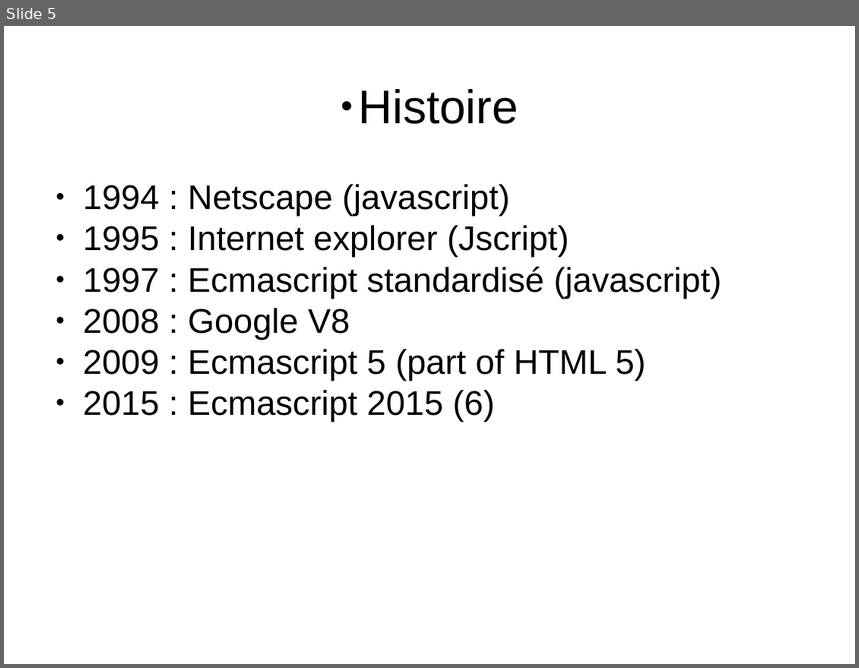
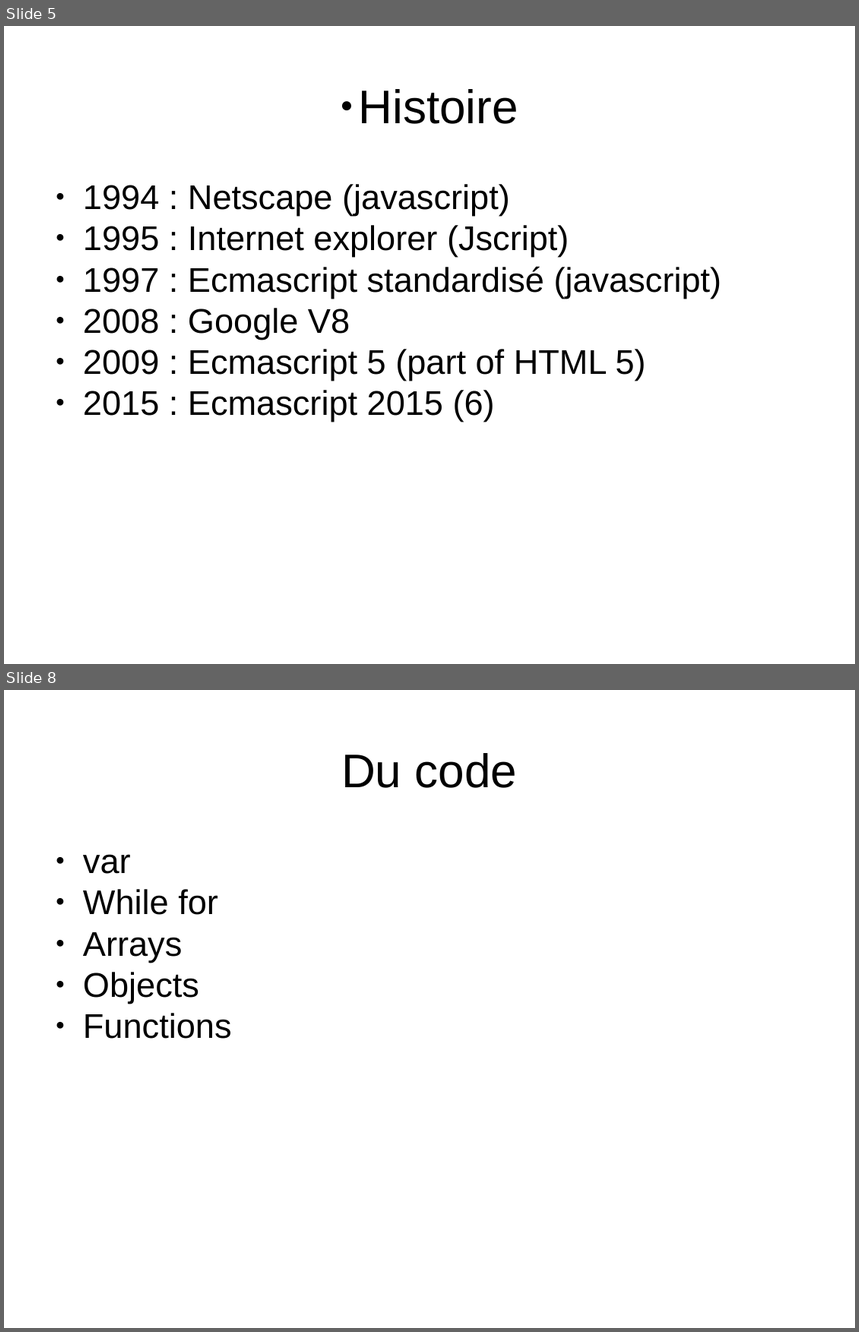
Before and after one commit to acouette/FormationJS, a slide deck: pres.pptx. Shown one above the other, each under a label of ours: slide 5 before the commit, slides 5 and 8 after it; the slides between them are not shown. The pictures are 859x668 and 859x1332 pixels, drawn with LibreOffice and Linux fonts; fonts in the diff are those of the drawing. Boxes give left, top, right and bottom in pixels: in the first picture for what was removed or moved away, otherwise in the second. Text is boxed around its words. In the diff, an @@ line names an element or a change of style, - is before the commit and + after.

```diff
--- a/pres.pptx
+++ b/pres.pptx
@@ slide 8 added at <box>4,690,855,1328</box>, background #FFFFFF @@
@@ text added at <box>341,753,518,788</box>, 44 pt, text #000000 @@
+Du code
@@ text added at <box>83,854,232,1039</box>, 32 pt, text #000000 @@
+● var
+● While for
+● Arrays
+● Objects
+● Functions
```
Also in this commit, not shown: 5 slides changed, 1 other slide added, 2 slides removed, 2 other files.
